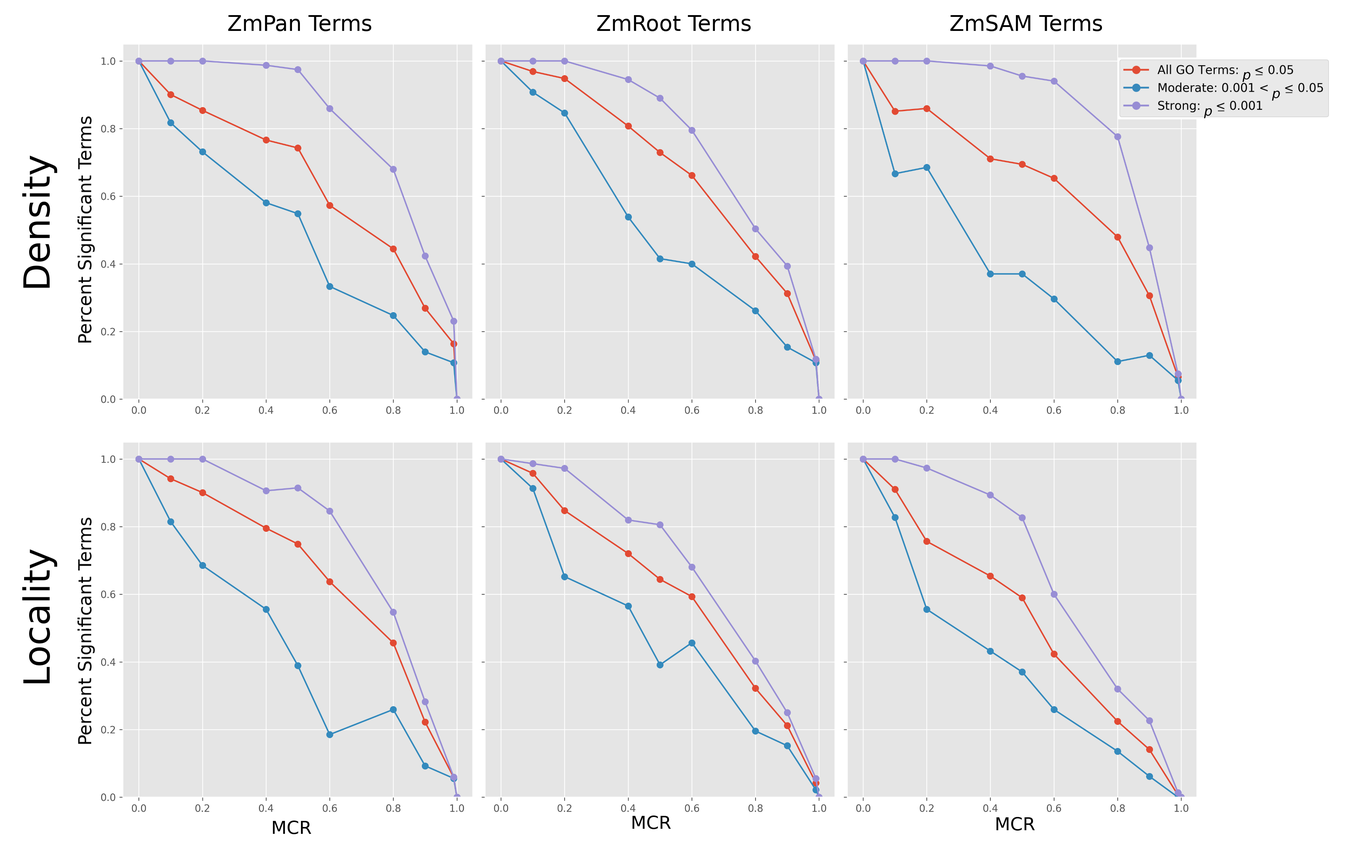
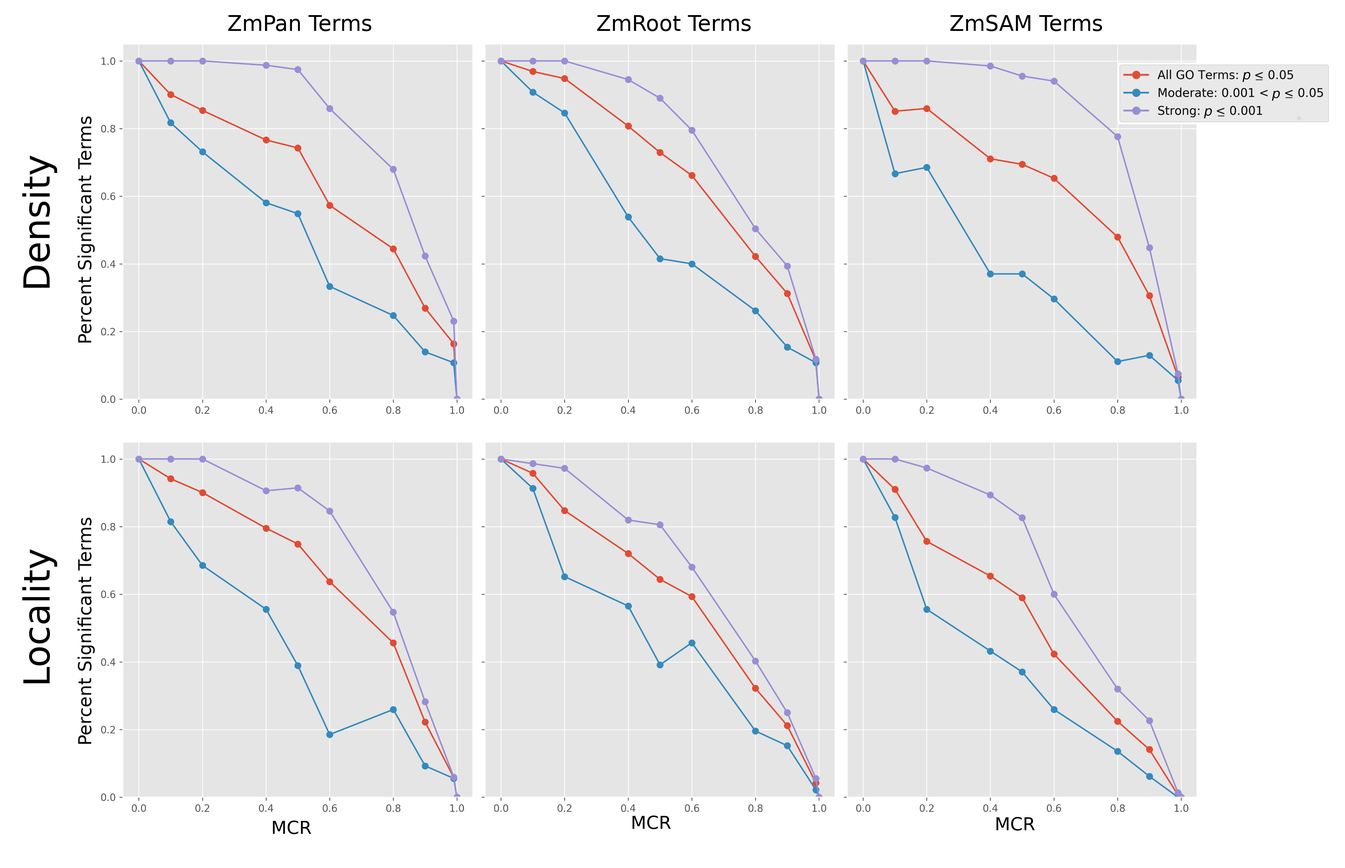
Before/after of a 1345 x 868 layered artwork. What changed in the layer stack:
painted on "Pasted Layer #1" over (1118, 57, 1330, 125)
